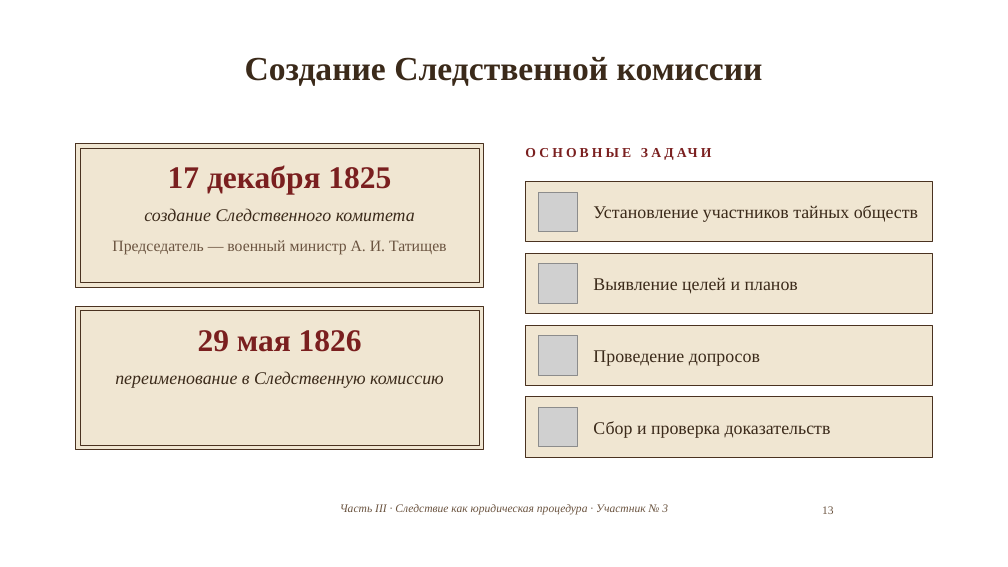
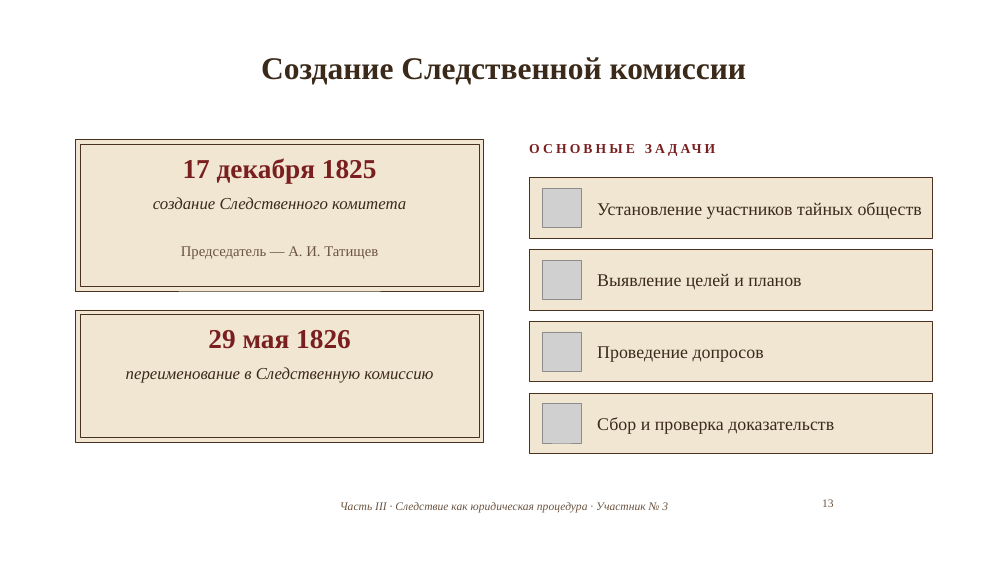
Before and after one commit to matvejkozubenko24-jpg/Project, a slide deck: slide 13 of 6_Презентация_XVIII_век.pptx. Drawn at 1008x567 pixels with LibreOffice and Linux fonts; fonts in the diff are those of the drawing; grey boxes stand for pictures; background and template pictures are left out. Boxes give left, top, right and bottom in pixels: in the first picture for what was removed or moved away, otherwise in the second. Text is boxed around its words. In the diff, an @@ line names an element or a change of style, - is before the commit and + after.

```diff
--- a/6_Презентация_XVIII_век.pptx
+++ b/6_Презентация_XVIII_век.pptx
@@ title "Создание Следственной комиссии" at [261,57,747,85]: size 32 to 30 pt @@
@@ rectangle: place and size @@
-rectangle at [76,144,484,287]
+rectangle at [76,140,484,291]
@@ rectangle: place and size @@
-rectangle at [80,148,479,283]
+rectangle at [80,144,479,287]
@@ text "17 декабря 1825" at [183,158,377,183]: size 30 to 26 pt @@
@@ text "17 декабря 1825": place and size @@
-text "17 декабря 1825" at [168,165,391,195]
+text "17 декабря 1825" at [183,158,377,183]
@@ text "создание Следственного комитета": place and size @@
-text "создание Следственного комитета" at [144,208,415,221]
+text "создание Следственного комитета" at [153,197,406,209]
@@ text "создание Следственного комитета" at [153,197,406,209]: size 17 to 16 pt @@
@@ text at [181,246,378,259]: text changed; size 15 to 14 pt @@
-Председатель — военный министр А. И. Татищев
+Председатель — А. И. Татищев
@@ rectangle: place and size @@
-rectangle at [76,306,484,450]
+rectangle at [76,310,484,442]
@@ rectangle: place and size @@
-rectangle at [80,311,479,445]
+rectangle at [80,315,479,438]
@@ text "29 мая 1826": place and size @@
-text "29 мая 1826" at [198,330,362,352]
+text "29 мая 1826" at [208,330,351,349]
@@ text "29 мая 1826" at [208,330,351,349]: size 30 to 26 pt @@
@@ text "переименование в Следственную комиссию" at [126,367,433,383]: size 17 to 16 pt @@
@@ text "переименование в Следственную комиссию": place and size @@
-text "переименование в Следственную комиссию" at [115,371,444,388]
+text "переименование в Следственную комиссию" at [126,367,433,383]
@@ 5 texts, 4 pictures, 4 rectangles: place and size @@
-5 texts, 4 pictures, 4 rectangles at [526,144,932,457]
+5 texts, 4 pictures, 4 rectangles at [529,140,932,454]
@@ page number: place and size @@
-page number at [822,506,834,514]
+page number at [822,499,834,507]
```
Also in this commit, not shown: 26 other slides changed.
